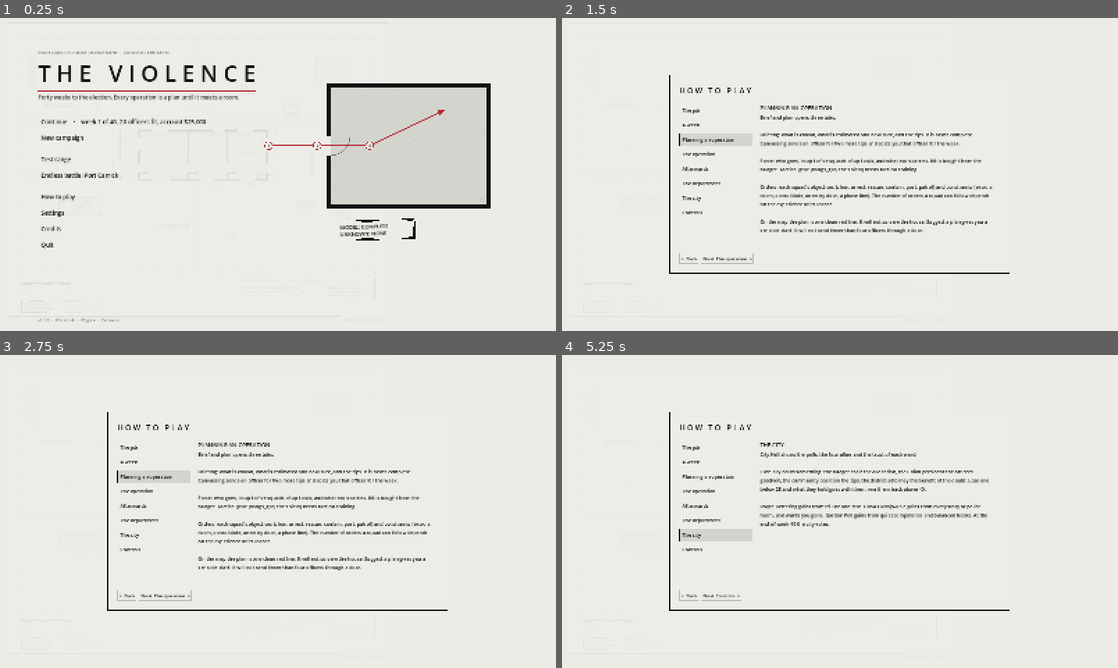
Above: before the commit, frames 1-4 (two rows, left to right).
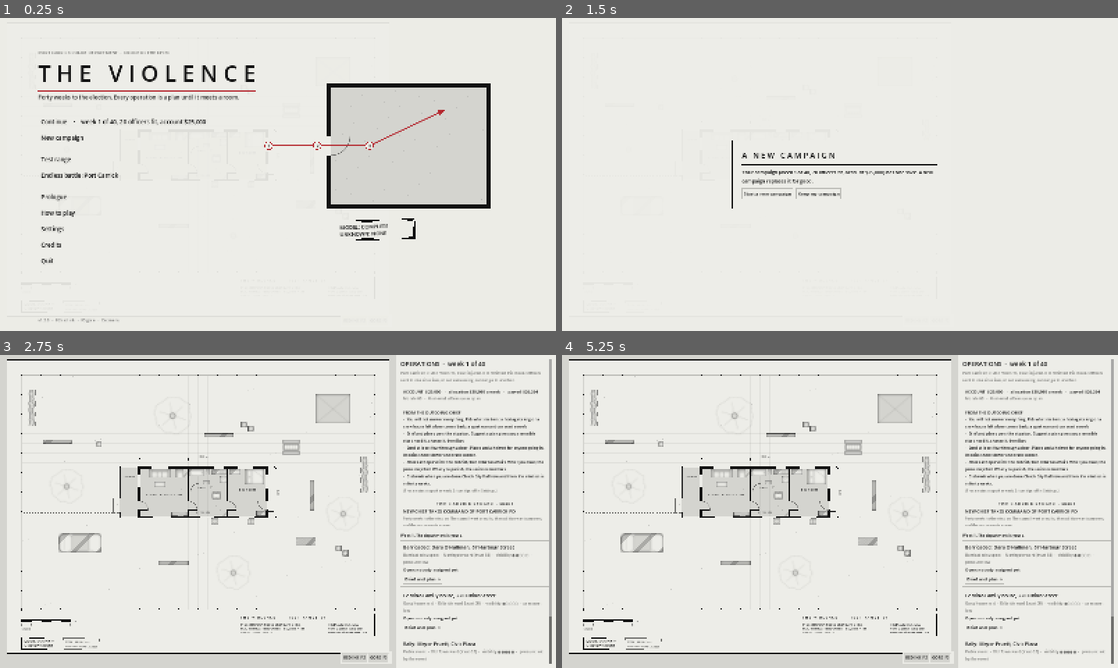
Above: after the commit, the same moments.

Repository: Ambidgen/The-Violence
Game: Godot game, scene res://scenes/main.tscn
Same seed, same stepped clock (60 frames per second), same inputs: the game is played once before the commit and once after it.
Inputs (mouse positions are in pixels of both pictures, inside the frame that each line leads up to):
- Up to frame 1 (0.25 s): no input
- Up to frame 2 (1.5 s): click (706, 196) at 0.5 s, where only the run after the commit has a clickable "Prologue"; click (706, 136) at 1.25 s, where only the run after the commit has a clickable "New campaign"
- Up to frame 3 (2.75 s): click (205, 530) at 2 s, where only the run after the commit has a clickable "Start a new campaign"
- Up to frame 4 (5.25 s): click (728, 596) at 2.75 s, where only the run before the commit has a clickable "Next: The operation >"; click (723, 596) at 3.5 s, where only the run before the commit has a clickable "Next: Afterwards >"; click (728, 596) at 4.25 s, where only the run before the commit has a clickable "Next: The department >"; click (717, 596) at 5 s, where only the run before the commit has a clickable "Next: The city >"

The runs differ from the first frame. In frame 1, 0.2% of the frame differs, in the area x 7-14%, y 56-79%; in frame 2, 4.8%; in frame 3, 16%, in the area x 1-100%, y 1-99%; in frame 4, 15%.

Commit message:
v1.2.0: the opening
Four opening cutscenes made with Remotion (cinematics/): Port Carrick, The
Outgoing Chief, The Plan and Forty Weeks, drawn in the red-ink hand and
scored with the game's own sounds. They play before a new campaign (Space
skips one, Esc the rest), can be turned off in Settings, and replay from
the title's Prologue. Videos ship as Ogg Theora in assets/cutscenes.

Co-Authored-By: Claude Opus 5.5 <noreply@anthropic.com>
Claude-Session: https://claude.ai/code/session_01JygA3vfaqBoaXCSM7rcZiv

Diff:
--- a/project.godot
+++ b/project.godot
@@ -7,7 +7,7 @@
 
 config/name="The Violence"
 config/description="Police command and CQB autobattler: planned operations, a persistent department, an equipment database and doors, eleven maps and an endless city."
-config/version="1.1.0"
+config/version="1.2.0"
 run/main_scene="res://scenes/main.tscn"
 config/features=PackedStringArray("4.4")
 config/icon="res://icon.svg"
--- a/scripts/main.gd
+++ b/scripts/main.gd
@@ -14,6 +14,7 @@
 const PlanWalls = preload("res://scripts/view/plan_walls.gd")
 const ActualRoute = preload("res://scripts/view/actual_route.gd")
 const Ink = preload("res://scripts/view/ink.gd")
+const Cutscene = preload("res://scripts/ui/cutscene.gd")
 const Front = preload("res://scripts/ui/front.gd")
 const Settings = preload("res://scripts/ui/settings.gd")
 const Decals = preload("res://scripts/view/decals.gd")
@@ -228,6 +229,8 @@
 		start_city.call_deferred(int(_args.get("seed", "1001")), 60, 108)
 	if _args.has("ops"):
 		_ops_hooks.call_deferred()
+	cutscene = Cutscene.new()
+	add_child(cutscene)
 	front = Front.new()
 	add_child(front)
 	front.build(self)
@@ -1129,6 +1132,25 @@
 
 
 # ------------------------------------------------------------------ loop
+var cutscene                     # the opening (1.2)
+var _after_opening: Callable
+
+
+## The opening cutscenes, then `after`.
+func play_opening(after: Callable, which: Array = []) -> void:
+	_after_opening = after
+	if cutscene.finished.is_connected(_opening_done):
+		cutscene.finished.disconnect(_opening_done)
+	cutscene.finished.connect(_opening_done, CONNECT_ONE_SHOT)
+	sound.ambience("")
+	cutscene.play(which)
+
+
+func _opening_done() -> void:
+	if _after_opening.is_valid():
+		_after_opening.call()
+
+
 var _perf := {"frames": 0, "sim": 0, "view": 0, "steps": 0, "draws": 0}
 var _pf0 := 0
 var _sim_us := 0
@@ -1137,7 +1159,7 @@
 func _process(delta: float) -> void:
 	_pf0 = Time.get_ticks_usec()
 	_sim_us = 0
-	sound.ambience("amb_city" if mode == "run" and not replay_on else "amb_office")
+	sound.ambience("" if cutscene.visible else ("amb_city" if mode == "run" and not replay_on else "amb_office"))
 	if replay_on and world != null:
 		if replay_play:
 			replay_t = minf(replay_t + delta * replay_speed, world.t)
@@ -1369,6 +1391,12 @@
 
 
 func _test_hooks() -> void:
+	if _args.has("cutscene"):        # 1.2: --cutscene=c3_the_plan --cutscene-shot=path --cutscene-at=frames
+		if Engine.get_process_frames() == 6:
+			play_opening(func(): get_tree().quit(), [] if _args["cutscene"] == "all" else [_args["cutscene"]])
+		if _args.has("cutscene-shot") and Engine.get_process_frames() == int(_args.get("cutscene-at", "120")):
+			_shot(_args["cutscene-shot"])
+			get_tree().quit()
 	if _args.has("hold") and Engine.get_process_frames() >= int(_args["hold"]):
 		get_tree().quit()      # recordings (1.1): hold a screen for N frames, then stop
 	if op_mode and world != null and _args.has("ops-abort-at") and world.t >= float(_args["ops-abort-at"]) and not world.aborted:
--- /dev/null
+++ b/scripts/ui/cutscene.gd
@@ -0,0 +1,111 @@
+extends CanvasLayer
+## The opening (1.2): four cutscenes made with Remotion (cinematics/), played before a new
+## campaign and from the title's Prologue. Space, Enter or a click skips the current one;
+## Esc skips the rest. Videos are Ogg Theora in assets/cutscenes.
+
+signal finished
+
+const SCENES := [
+	["c1_port_carrick", "Port Carrick"],
+	["c2_outgoing_chief", "The Outgoing Chief"],
+	["c3_the_plan", "The Plan"],
+	["c4_forty_weeks", "Forty Weeks"],
+]
+const PAPER := Color(0.93, 0.93, 0.91)
+const MID := Color(0.45, 0.45, 0.44)
+
+var player: VideoStreamPlayer
+var hint: Label
+var title: Label
+var queue: Array = []
+var _hint_t := 0.0
+
+
+func _ready() -> void:
+	layer = 40
+	process_mode = Node.PROCESS_MODE_ALWAYS
+	var bg := ColorRect.new()
+	bg.color = PAPER
+	bg.set_anchors_preset(Control.PRESET_FULL_RECT)
+	bg.mouse_filter = Control.MOUSE_FILTER_STOP
+	bg.gui_input.connect(_on_click)
+	add_child(bg)
+	player = VideoStreamPlayer.new()
+	player.set_anchors_preset(Control.PRESET_FULL_RECT)
+	player.expand = true
+	player.mouse_filter = Control.MOUSE_FILTER_IGNORE
+	player.bus = "Effects"
+	player.finished.connect(_next)
+	add_child(player)
+	hint = Label.new()
+	hint.text = "Space: next   ·   Esc: skip the opening"
+	hint.add_theme_font_size_override("font_size", 13)
+	hint.add_theme_color_override("font_color", MID)
+	hint.set_anchors_preset(Control.PRESET_BOTTOM_RIGHT)
+	hint.position = Vector2(-330, -34)
+	hint.size = Vector2(320, 24)
+	hint.horizontal_alignment = HORIZONTAL_ALIGNMENT_RIGHT
+	add_child(hint)
+	visible = false
+
+
+## Play the given scenes (all four by default), then emit finished.
+func play(which: Array = []) -> void:
+	queue = which.duplicate() if not which.is_empty() else SCENES.map(func(s): return s[0])
+	visible = true
+	_next()
+
+
+static func available() -> bool:
+	return ResourceLoader.exists("res://assets/cutscenes/%s.ogv" % SCENES[0][0])
+
+
+func _next() -> void:
+	while not queue.is_empty():
+		var key: String = queue.pop_front()
+		var path := "res://assets/cutscenes/%s.ogv" % key
+		if ResourceLoader.exists(path):
+			player.stream = load(path)
+			player.play()
+			_hint_t = 3.5
+			hint.modulate.a = 1.0
+			return
+	stop()
+
+
+func stop() -> void:
+	queue.clear()
+	if player.is_playing():
+		player.stop()
+	visible = false
+	finished.emit()
+
+
+func _process(dt: float) -> void:
+	if not visible:
+		return
+	_hint_t -= dt
+	hint.modulate.a = clampf(_hint_t, 0.0, 1.0)
+
+
+func _on_click(ev: InputEvent) -> void:
+	if ev is InputEventMouseButton and ev.pressed:
+		_skip_one()
+
+
+func _skip_one() -> void:
+	player.stop()
+	_next()
+
+
+func _unhandled_input(ev: InputEvent) -> void:
+	if not visible or not (ev is InputEventKey) or not ev.pressed or ev.echo:
+		return
+	get_viewport().set_input_as_handled()
+	match (ev as InputEventKey).keycode:
+		KEY_ESCAPE:
+			stop()
+		KEY_SPACE, KEY_ENTER, KEY_KP_ENTER:
+			_skip_one()
+		_:
+			_hint_t = 3.0
--- a/scripts/ui/front.gd
+++ b/scripts/ui/front.gd
@@ -9,7 +9,7 @@
 const Settings = preload("res://scripts/ui/settings.gd")
 const Campaign = preload("res://scripts/campaign/campaign.gd")
 
-const VERSION := "1.1.0"
+const VERSION := "1.2.0"
 
 var main
 var shade: ColorRect
@@ -146,6 +146,8 @@
 	var gap3 := Control.new()
 	gap3.custom_minimum_size = Vector2(0, 12)
 	v.add_child(gap3)
+	if main.cutscene != null and main.cutscene.available():
+		_menu_btn(v, "Prologue", func(): _prologue())
 	_menu_btn(v, "How to play", func(): show_manual("title"))
 	_menu_btn(v, "Settings", func(): show_settings("title"))
 	_menu_btn(v, "Credits", func(): show_credits("title"))
@@ -192,8 +194,19 @@
 func _new_campaign() -> void:
 	hide_front()
 	main.ops_new_campaign()
-	main.ops_open()
-	main.ops_ui.show_board(["Week 1. The department is yours."])
+	var begin := func():
+		main.ops_open()
+		main.ops_ui.show_board(["Week 1. The department is yours."])
+	# 1.2: the opening cutscenes first, unless turned off in Settings
+	if bool(Settings.get_v("intro")) and main.cutscene != null and main.cutscene.available():
+		main.play_opening(begin)
+	else:
+		begin.call()
+
+
+func _prologue() -> void:
+	hide_front()
+	main.play_opening(func(): show_title())
 
 
 func _test_range() -> void:
@@ -246,6 +259,7 @@
 	_check(v, "Red ink (F2): off is the monochrome proof", "red_ink")
 	_check(v, "Gore (F3): off keeps the evidence markers", "gore")
 	_check(v, "Tips in the first weeks of a campaign", "tips")
+	_check(v, "The opening cutscenes before a new campaign", "intro")
 	var h := HBoxContainer.new()
 	h.add_theme_constant_override("separation", 8)
 	v.add_child(h)
--- a/scripts/ui/settings.gd
+++ b/scripts/ui/settings.gd
@@ -8,7 +8,7 @@
 const PATH := "user://settings.cfg"
 const SPEEDS := [0.5, 1.0, 2.0, 5.0, 10.0]
 const DEFAULTS := {"fullscreen": false, "master": 0.8, "effects": 0.9, "ambience": 0.5,
-	"red_ink": true, "gore": true, "speed": 2.0, "tips": true, "seen_manual": false}
+	"red_ink": true, "gore": true, "speed": 2.0, "tips": true, "seen_manual": false, "intro": true}
 
 static var data := DEFAULTS.duplicate()
 static var _loaded := false
Not shown, added: assets/cutscenes/c1_port_carrick.ogv.uid
Not shown, added: assets/cutscenes/c2_outgoing_chief.ogv.uid
Not shown, added: assets/cutscenes/c3_the_plan.ogv.uid
Not shown, added: assets/cutscenes/c4_forty_weeks.ogv.uid
Not shown, added: cinematics/.gdignore
Not shown, added: cinematics/package-lock.json
Not shown, added: cinematics/package.json
Not shown, added: cinematics/public/sfx/amb_city.wav.import
Not shown, added: cinematics/public/sfx/amb_office.wav.import
Not shown, added: cinematics/public/sfx/click.wav.import
Not shown, added: cinematics/public/sfx/door.wav.import
Not shown, added: cinematics/public/sfx/far_pistol.wav.import
(and 84 more such lines)
